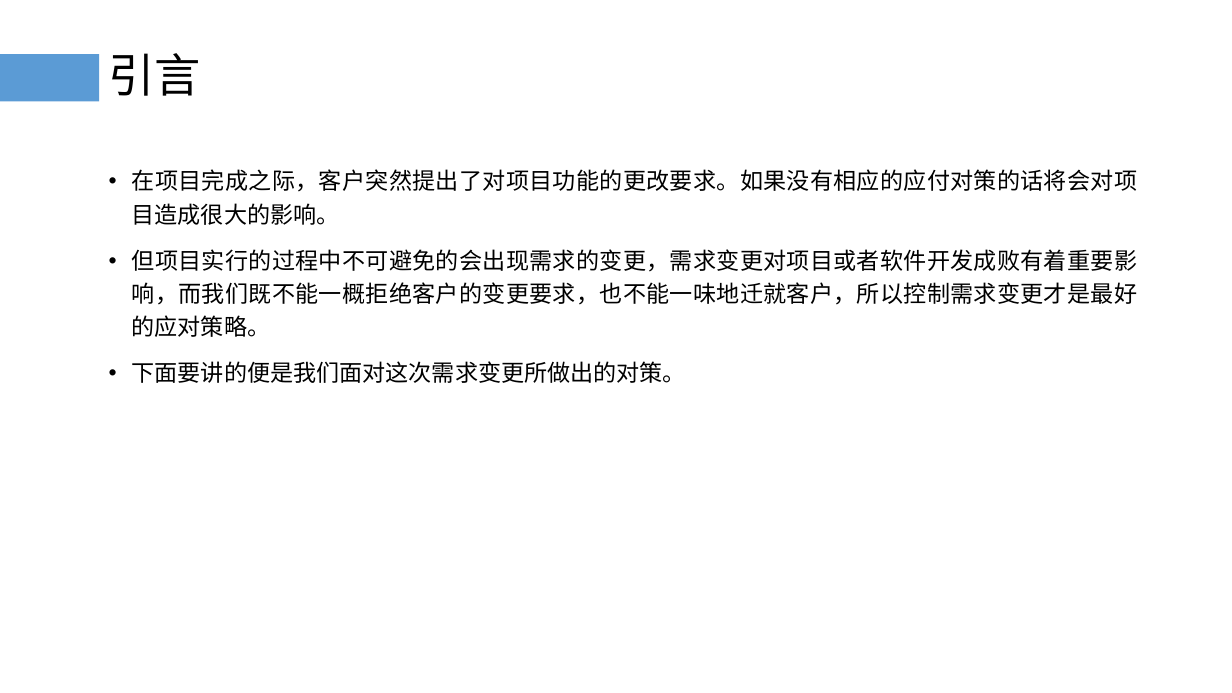
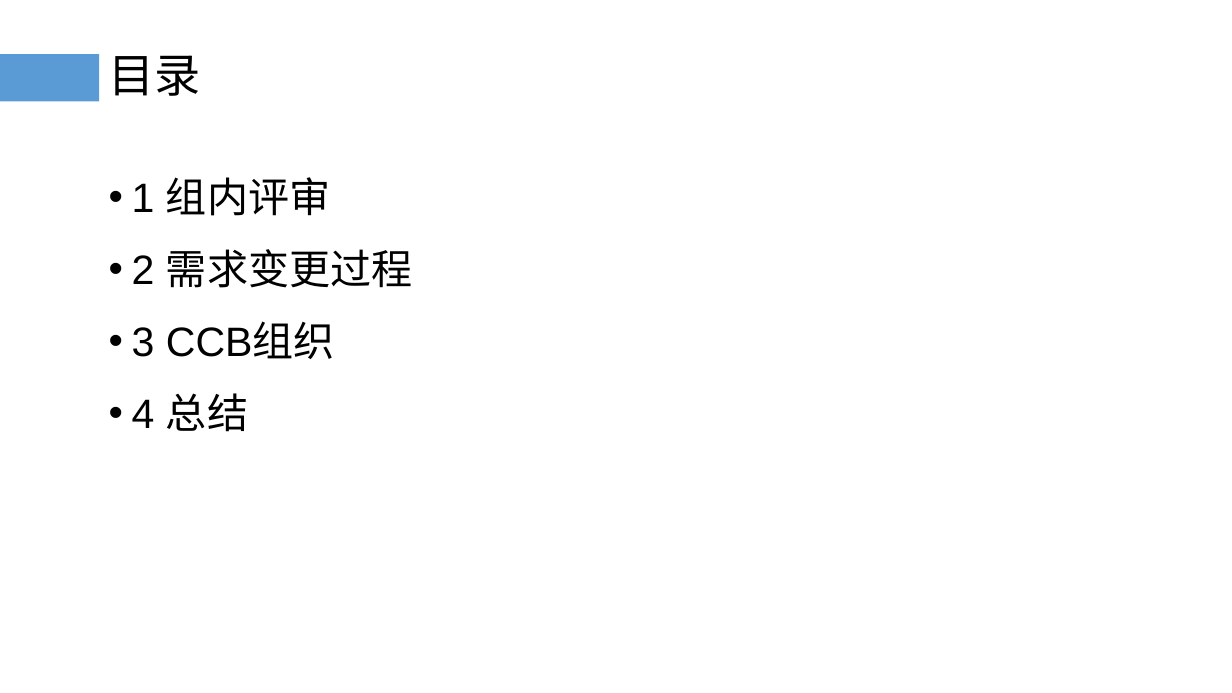
Before and after one commit to PRD-G17/PRD-G17-teamwork, a slide deck: slide 2 of 10后期文档/需求变更评审.pptx. Drawn at 1232x693 pixels with LibreOffice and Linux fonts; fonts in the diff are those of the drawing. Boxes give left, top, right and bottom in pixels: in the first picture for what was removed or moved away, otherwise in the second. Text is boxed around its words. In the diff, an @@ line names an element or a change of style, - is before the commit and + after.

```diff
--- a/10后期文档/需求变更评审.pptx
+++ b/10后期文档/需求变更评审.pptx
@@ title at bbox=[109, 55, 201, 96]: text changed @@
-引言
+目录
@@ text at bbox=[132, 177, 412, 432]: text changed; size 18 to 32 pt @@
-• 在项目完成之际，客户突然提出了对项目功能的更改要求。如果没有相应的应付对策的话将会对项目造成很大的影响。
-• 但项目实行的过程中不可避免的会出现需求的变更，需求变更对项目或者软件开发成败有着重要影响，而我们既不能一概拒绝客户的变更要求，也不能一味地迁就客户，所以控制需求变更才是最好的应对策略。
-• 下面要讲的便是我们面对这次需求变更所做出的对策。
+• 1 组内评审
+• 2 需求变更过程
+• 3 CCB组织
+• 4 总结
```
Also in this commit, not shown: 6 other slides changed, 7 slides added, 2 slides removed, 21 other files.
